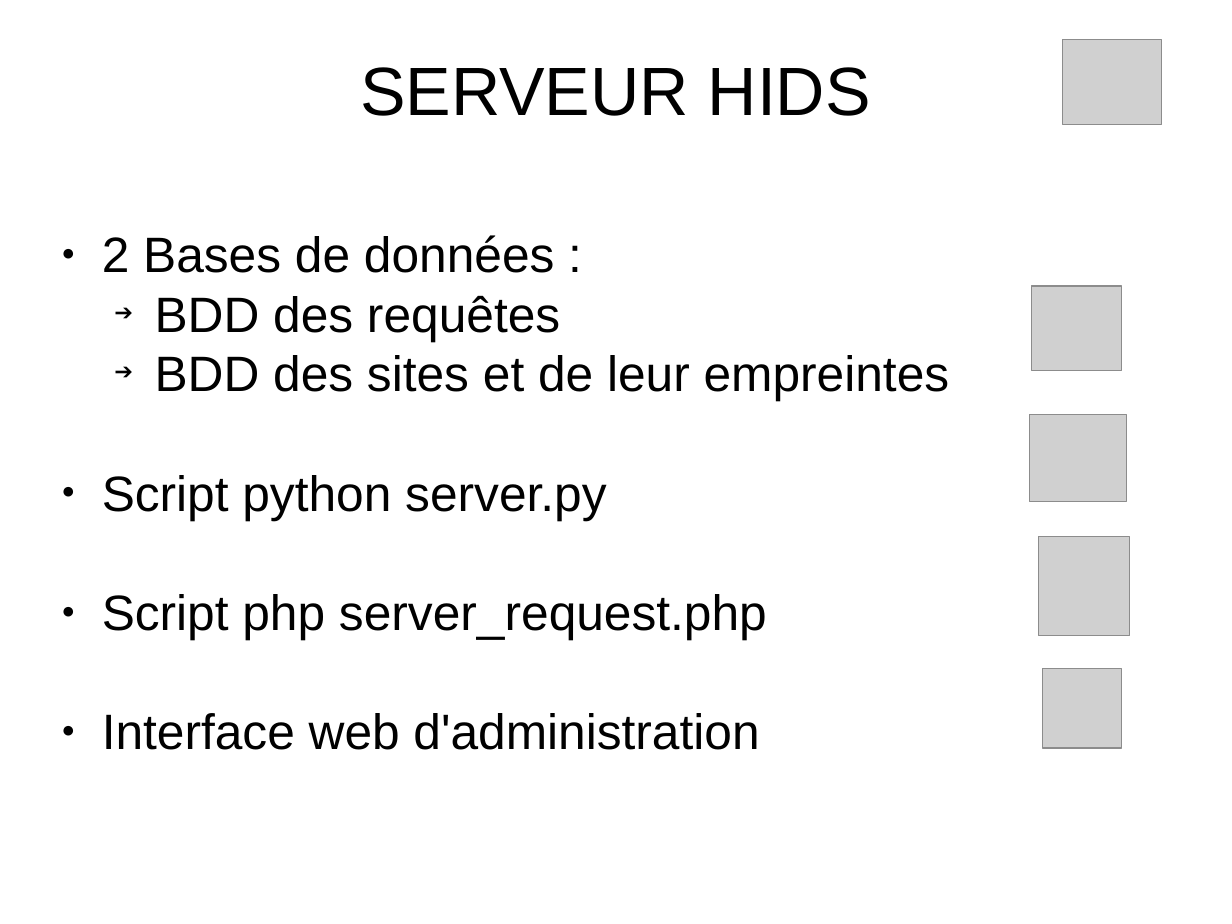
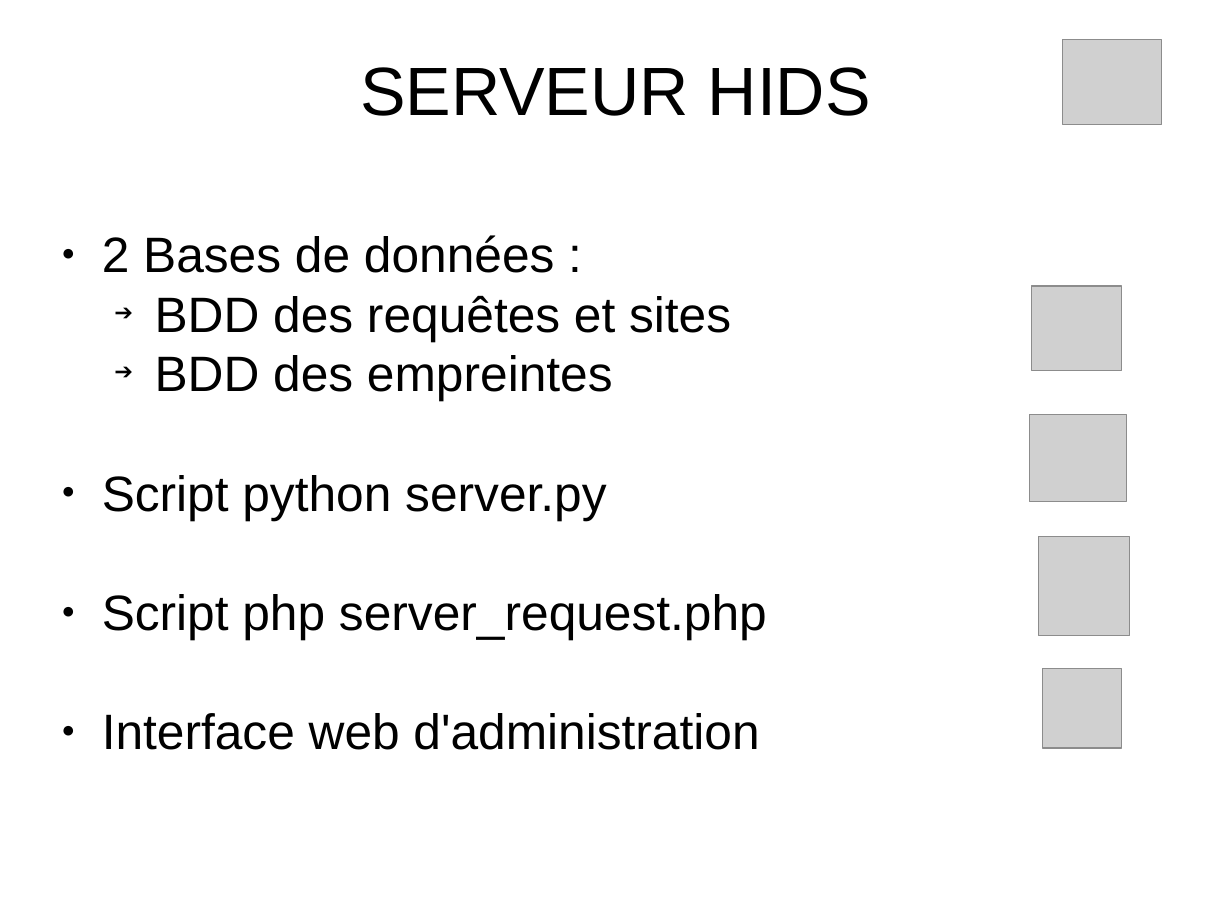
Before and after one commit to maximecohen2/secu_b3_TP-lab2, a slide deck: slide 2 of doc/Infrastructure.odp. Drawn at 1232x924 pixels with LibreOffice and Linux fonts; fonts in the diff are those of the drawing; grey boxes stand for pictures; background and template pictures are left out. Boxes give left, top, right and bottom in pixels: in the first picture for what was removed or moved away, otherwise in the second. Text is boxed around its words. In the diff, an @@ line names an element or a change of style, - is before the commit and + after.

```diff
--- a/doc/Infrastructure.odp
+++ b/doc/Infrastructure.odp
@@ subtitle at bbox=[155, 295, 731, 401]: text changed @@
-    ➔ BDD des requêtes
-    ➔ BDD des sites et de leur empreintes
+    ➔ BDD des requêtes et sites
+    ➔ BDD des empreintes
```
Also in this commit, not shown: 4 other slides changed, 4 slides added.
